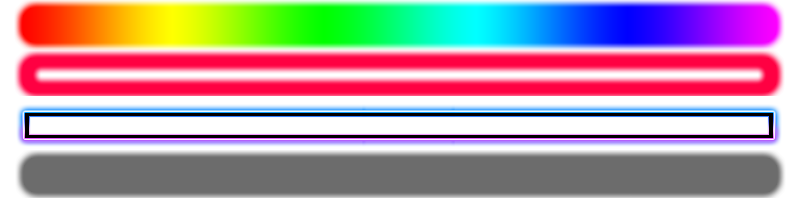
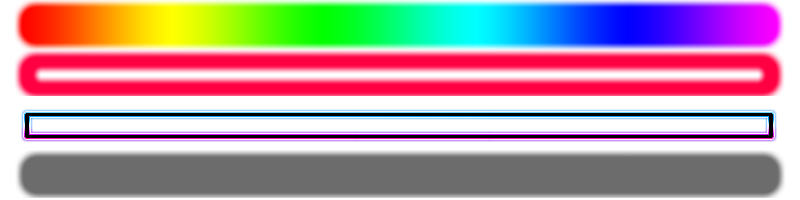
Comparing the layer stacks of the two w=800, h=200 images. Changes:
added group "Grupo 1" with 2 layers in group "barra body" over [21, 109, 777, 142]
added layer "Capa 3" in group "Grupo 1" over [354, 109, 777, 142]
added layer "Capa 2" in group "Grupo 1" over [21, 109, 354, 142]
hid "Capa 1" over [758, 104, 782, 147]
hid "barra body copia 3" over [16, 104, 758, 147]
